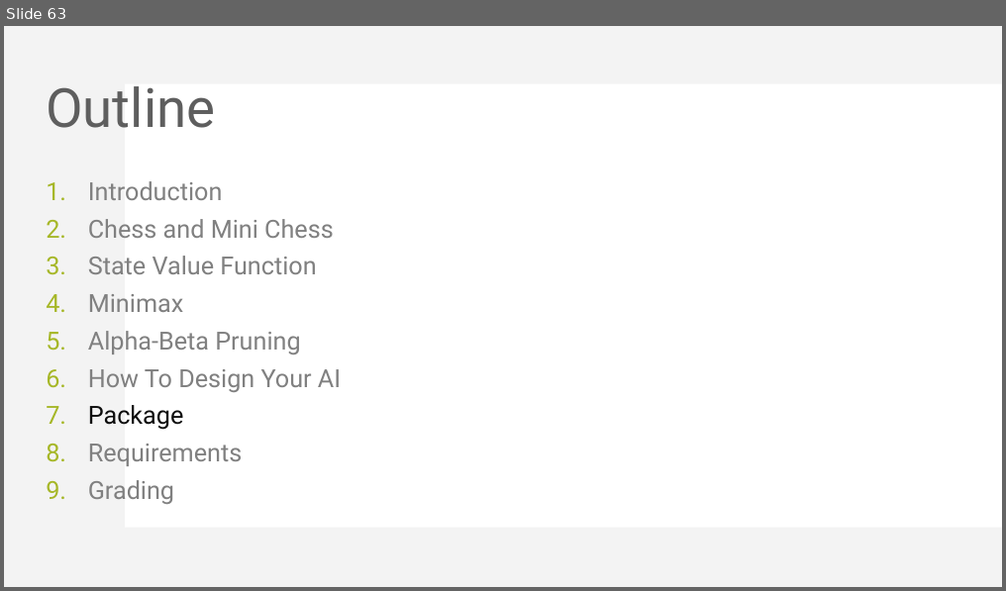
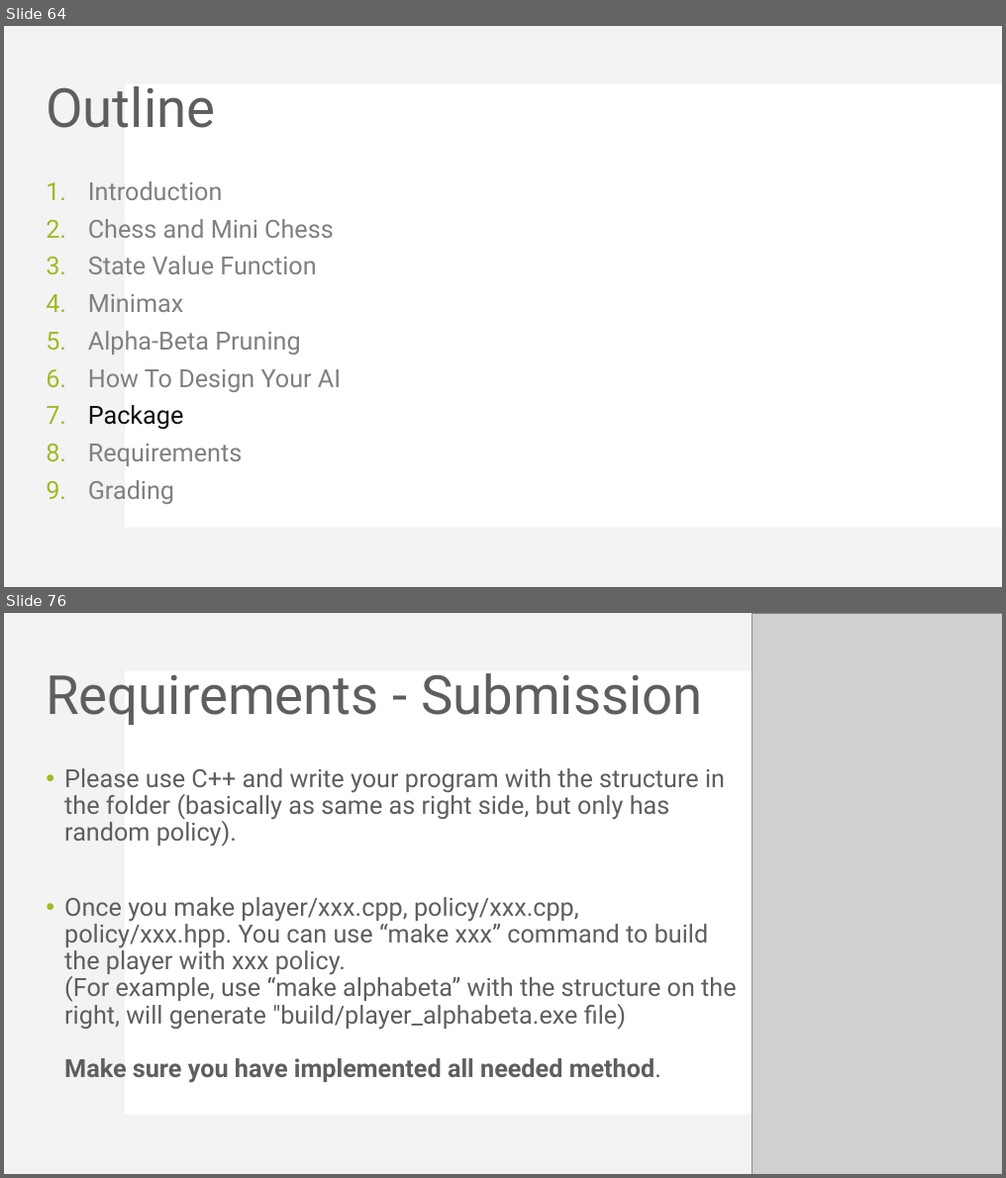
Before and after one commit to KohakuBlueleaf/MiniChess, a slide deck: document/Mini Project 3 introduction.pptx. Shown one above the other, each under a label of ours: slide 63 before the commit, slides 64 and 76 after it; the slides between them are not shown. The pictures are 1006x591 and 1006x1178 pixels, drawn with LibreOffice and Linux fonts; fonts in the diff are those of the drawing; grey boxes stand for pictures. Boxes give left, top, right and bottom in pixels: in the first picture for what was removed or moved away, otherwise in the second. Text is boxed around its words. In the diff, an @@ line names an element or a change of style, - is before the commit and + after.

```diff
--- a/document/Mini Project 3 introduction.pptx
+++ b/document/Mini Project 3 introduction.pptx
@@ slide 76 added at (x1=4, y1=613, x2=1002, y2=1174), background #FFFFFF; not listed: 2 template elements that a slide beside it also shows @@
@@ picture added at (x1=752, y1=613, x2=1002, y2=1174) @@
@@ title added at (x1=46, y1=673, x2=703, y2=725), 52 pt, text #5E5E5E @@
+Requirements - Submission
@@ text added at (x1=64, y1=768, x2=736, y2=1083), 24 pt, text #5E5E5E @@
+• Please use C++ and write your program with the structure in the folder (basically as same as right side, but only has random policy).
+• Once you make player/xxx.cpp, policy/xxx.cpp, policy/xxx.hpp. You can use “make xxx” command to build the player with xxx policy.
+  (For example, use “make alphabeta” with the structure on the right, will generate "build/player_alphabeta.exe file)
+  Make sure you have implemented all needed method.
@@ what was slide 63 is now slide 64 @@
```
Also in this commit, not shown: 3 slides changed, 18 other slides added, 1 other file.
